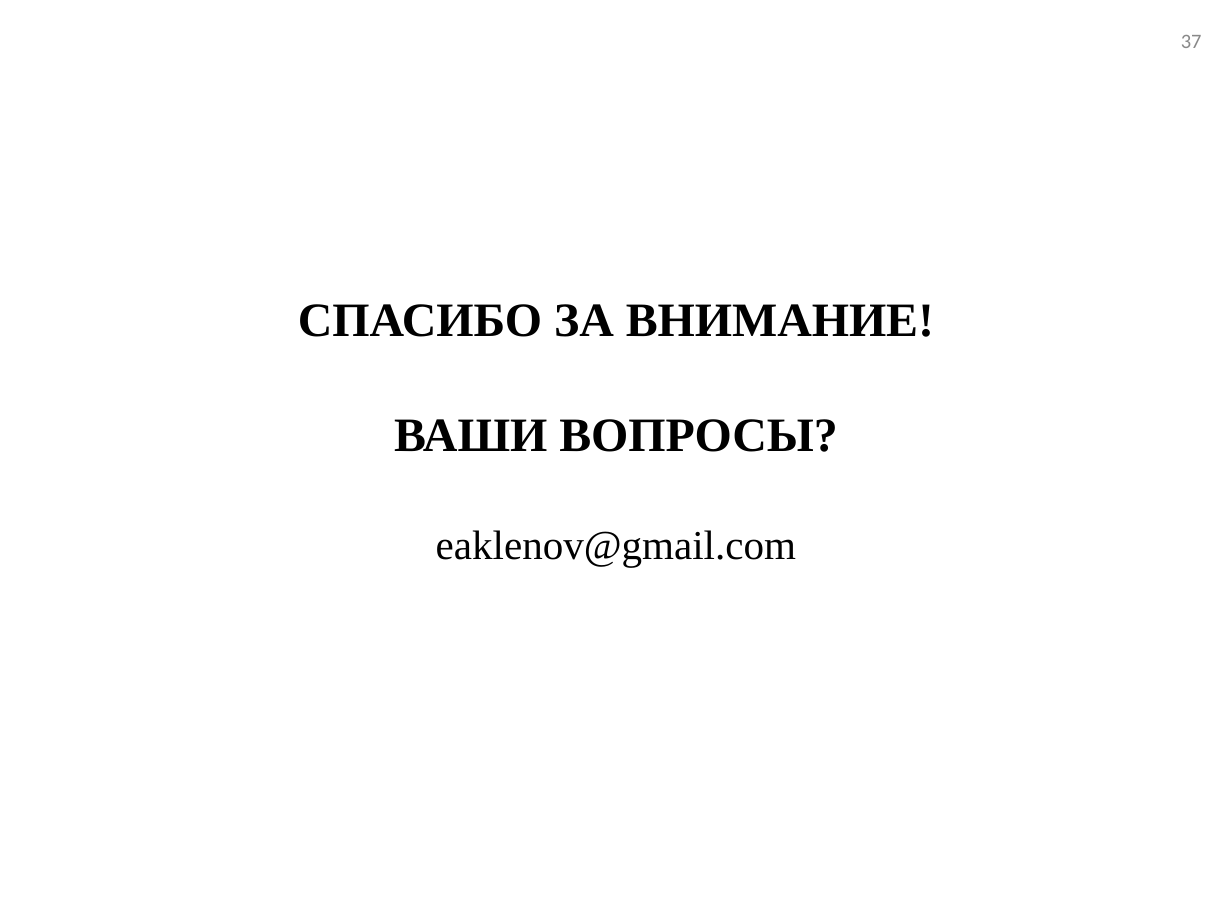
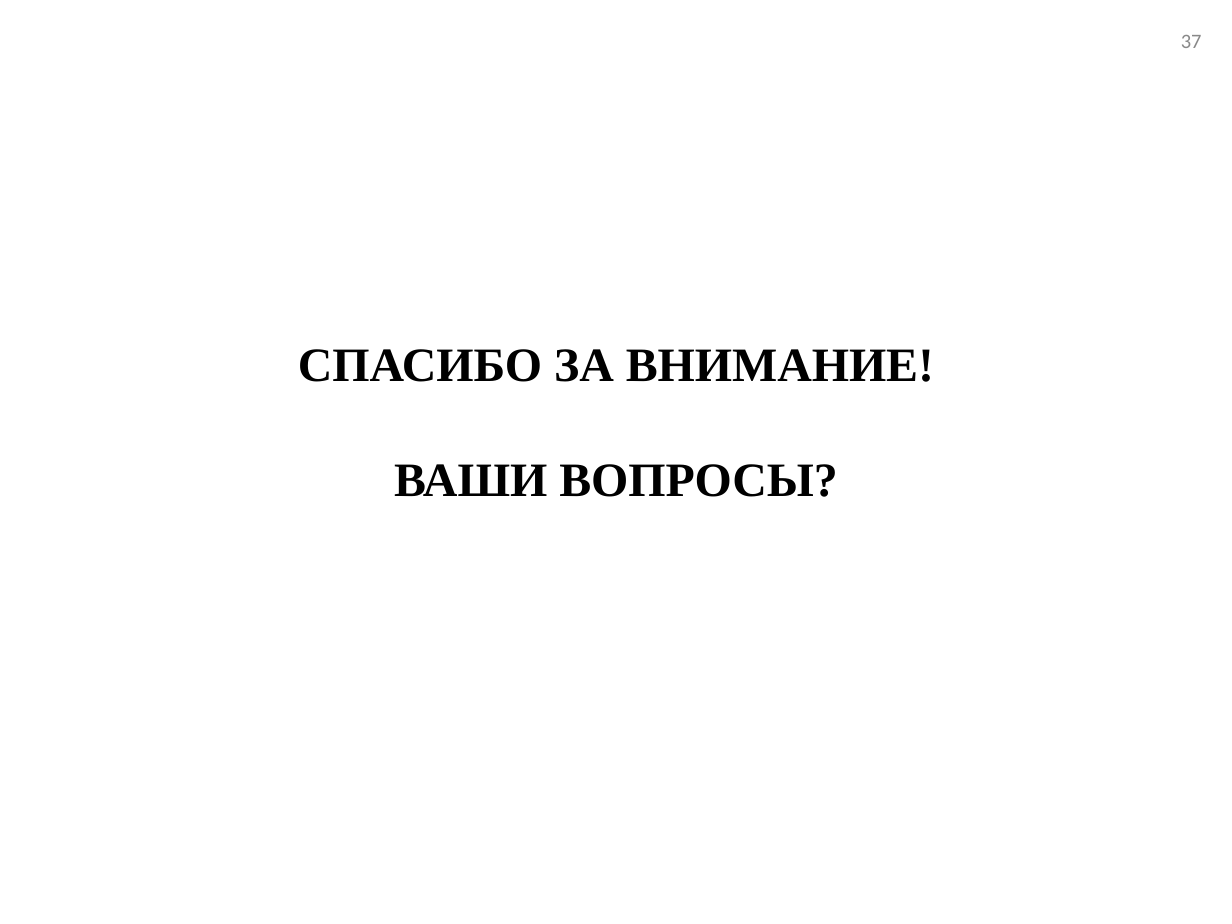
Before and after one commit to tehdoorsareopen/science, a slide deck: slide 37 of Предзащита/Презентация/Презентация_v01.ppt. Drawn at 1232x924 pixels with LibreOffice and Linux fonts; fonts in the diff are those of the drawing. Boxes give left, top, right and bottom in pixels: in the first picture for what was removed or moved away, otherwise in the second. Text is boxed around its words. In the diff, an @@ line names an element or a change of style, - is before the commit and + after.

```diff
--- a/Предзащита/Презентация/Презентация_v01.ppt
+++ b/Предзащита/Презентация/Презентация_v01.ppt
@@ title at [298, 349, 934, 497]: text changed @@
-СПАСИБО ЗА ВНИМАНИЕ!
-ВАШИ ВОПРОСЫ?
-eaklenov@gmail.com
+СПАСИБО ЗА ВНИМАНИЕ!
+ВАШИ ВОПРОСЫ?
```
Also in this commit, not shown: 3 other slides changed, 4 other files.
